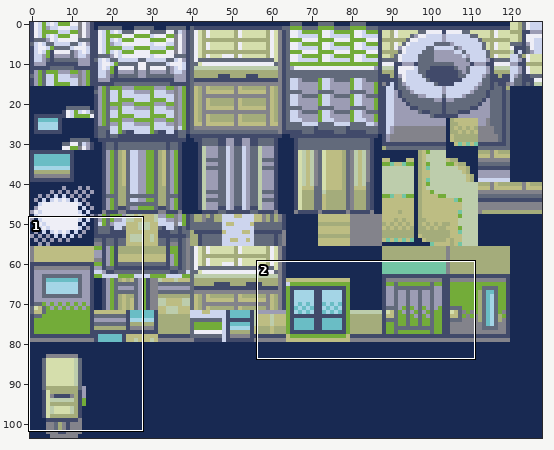
A sprite sheet gets an edit: data/tilesets/secondary/petalburg/tiles.png. Above, an overview of the earlier version with the close-up marked.
Close-up. Before the edit:
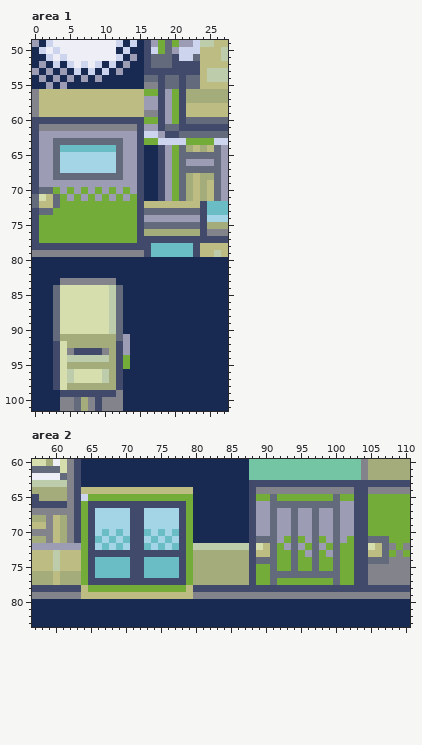
The file is 128x104 pixels. Shown: area 1: x 0..27, y 49..101; area 2: x 57..110, y 60..83.
Now the later version:
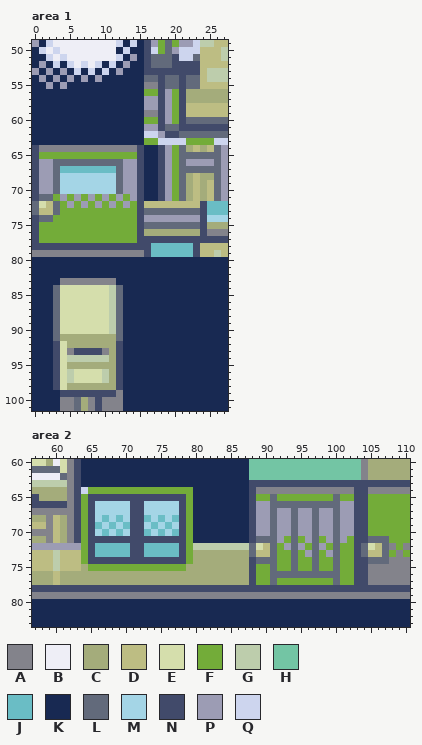
Palette (. is transparent): A #83838b  B #eeeef6  C #a4ac7b  D #bdbd83  E #d5deac  F #73ac39  G #bdcdac  H #73c5a4  J #6abdc5  K #182952  L #626a7b  M #a4d5e6  N #414a6a  P #9c9cb4  Q #cdd5ee
What changed:
Area 1:
y 56..59: x 0..15 ADDDDDDDDDDDDDDD -> KKKKKKKKKKKKKKKK
y 60: x 0..15 NNNNNNNNNNNNNNNN -> KKKKKKKKKKKKKKKK
y 61: x 0..15 NAAAAAAAAAAAAAAN -> KKKKKKKKKKKKKKKK
y 62: x 0..15 NPPPPPPPPPPPPPPN -> KKKKKKKKKKKKKKKK
y 63: x 0..15 NPPLLLLLLLLLLPPN -> KKKKKKKKKKKKKKKK
y 64: x 1..14 PPLJJJJJJJJLPP -> AAAAAAAAAAAAAA
y 65: x 1..14 PPLMMMMMMMMLPP -> FFFFFFFFFFFFFF
y 66: x 4..11 MMMMMMMM -> LLLLLLLL
y 67: x 4..11 MMMMMMMM -> JJJJJJJJ
y 68: x 4..11 LLLLLLLL -> MMMMMMMM
y 69: x 3..12 PPPPPPPPPP -> LMMMMMMMML
y 70: x 1..13 LLFPFPFPFPFPF -> PPLMMMMMMMMLP
y 71: x 0..14 LEDLFPFPFPFPFPF -> NLLFPFPFPFPFPFP
y 72: x 1 D -> E; x 5 F -> P; x 7 F -> P; x 9 F -> P; x 11 F -> P; x 13 F -> P
y 73: x 0..3 NLLF -> LDDL
y 74: x 1..2 FF -> LL
y 91..93: x 13 P -> K
y 94..95: x 13 F -> K
Area 2:
y 64: x 64..79 DDDDDDDDDDDDDDDD -> QFFFFFFFFFFFFFFF
y 65: x 64..78 QFFFFFFFFFFFFFF -> FNNNNNNNNNNNNNN
y 66: x 66..70 NNNNN -> MMMMM; x 73..77 NNNNN -> MMMMM
y 68: x 67 M -> J; x 69 M -> J; x 73 M -> J; x 75 M -> J; x 77 M -> J
y 69: x 66 M -> J; x 68 M -> J; x 70 M -> J; x 74 M -> J; x 76 M -> J
y 71: x 66..70 JMJMJ -> NNNNN; x 73..77 MJMJM -> NNNNN
y 72: x 66 M -> J; x 68 M -> J; x 70 M -> J; x 74 M -> J; x 76 M -> J; x 88 N -> L; x 104 N -> L
y 73: x 66..70 NNNNN -> JJJJJ; x 73..77 NNNNN -> JJJJJ; x 88 N -> L; x 104 N -> L
y 74: x 66..70 JJJJJ -> NNNNN; x 73..77 JJJJJ -> NNNNN
y 75: x 64..79 FNJJJJJNNJJJJJNF -> CFFFFFFFFFFFFFFC
y 76: x 64..79 FNJJJJJNNJJJJJNF -> CCCCCCCCCCCCCCCC
y 77: x 64..79 FNNNNNNNNNNNNNNF -> CCCCCCCCCCCCCCCC
y 78: x 64..79 DFFFFFFFFFFFFFFD -> NNNNNNNNNNNNNNNN
y 79: x 64..79 DDDDDDDDDDDDDDDD -> AAAAAAAAAAAAAAAA
Boxes around the changes in both close-ups, in picture pixels (x1, y1, x2, y2):
changed: (32, 89, 144, 222)
changed: (123, 334, 130, 369)
changed: (81, 487, 193, 599)
changed: (249, 543, 256, 557)
changed: (361, 543, 368, 557)
